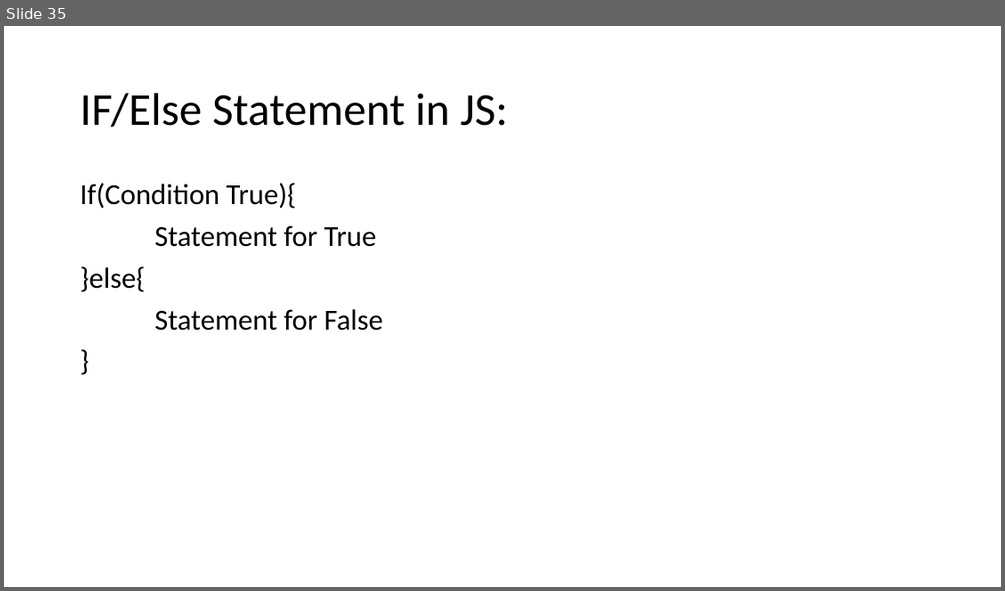
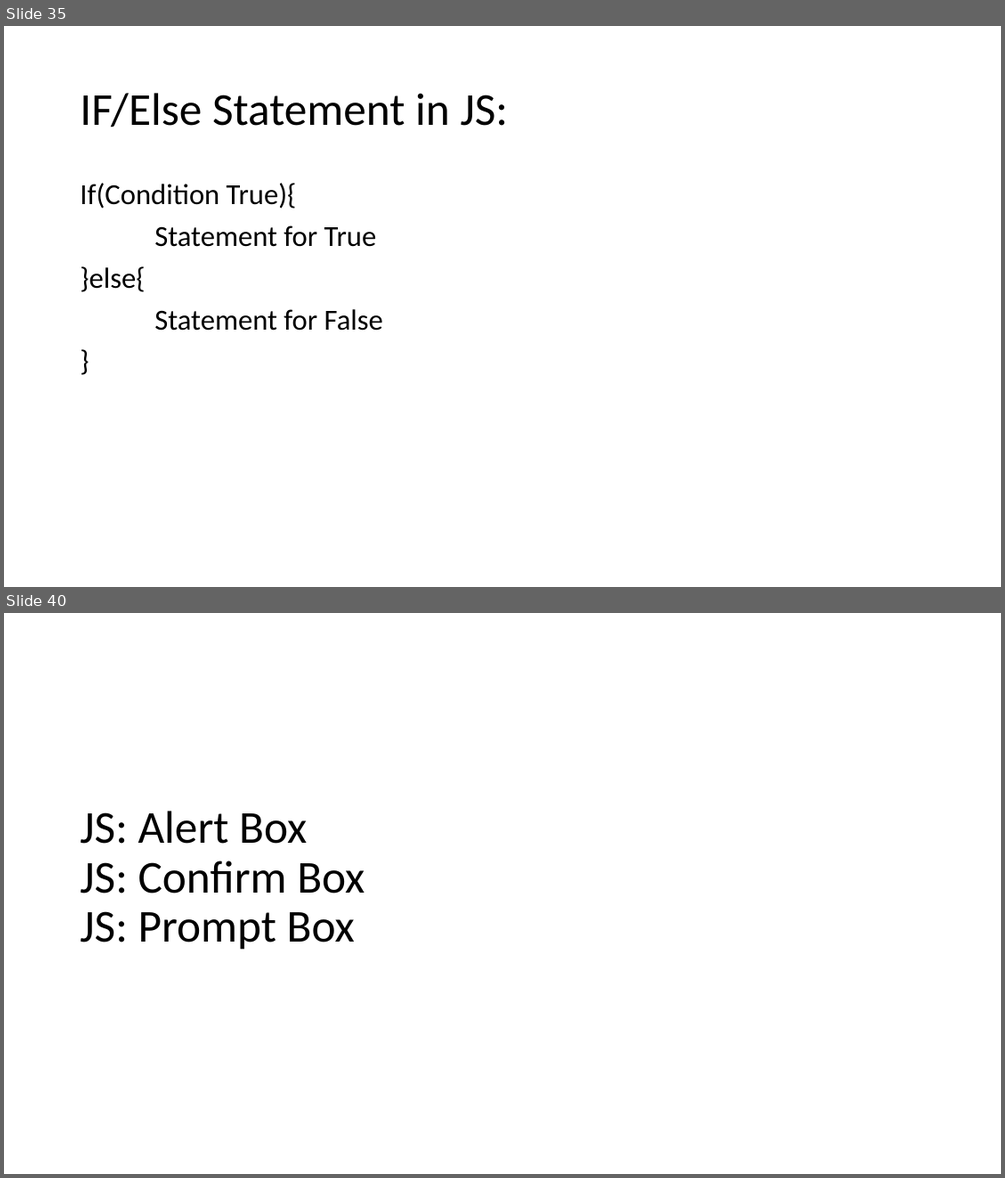
Before and after one commit to PiyushChaturvedii/Batch04, a slide deck: JavaScript.pptx. Shown one above the other, each under a label of ours: slide 35 before the commit, slides 35 and 40 after it; the slides between them are not shown. The pictures are 1005x591 and 1005x1178 pixels, drawn with LibreOffice and Linux fonts; fonts in the diff are those of the drawing. Boxes give left, top, right and bottom in pixels: in the first picture for what was removed or moved away, otherwise in the second. Text is boxed around its words. In the diff, an @@ line names an element or a change of style, - is before the commit and + after.

```diff
--- a/JavaScript.pptx
+++ b/JavaScript.pptx
@@ slide 40 added at (4,613,1001,1174), background #FFFFFF @@
@@ title added at (80,811,364,949), 44 pt, text #000000 @@
+JS: Alert Box
+JS: Confirm Box
+JS: Prompt Box
```
Also in this commit, not shown: 4 other slides added, 4 other files.
